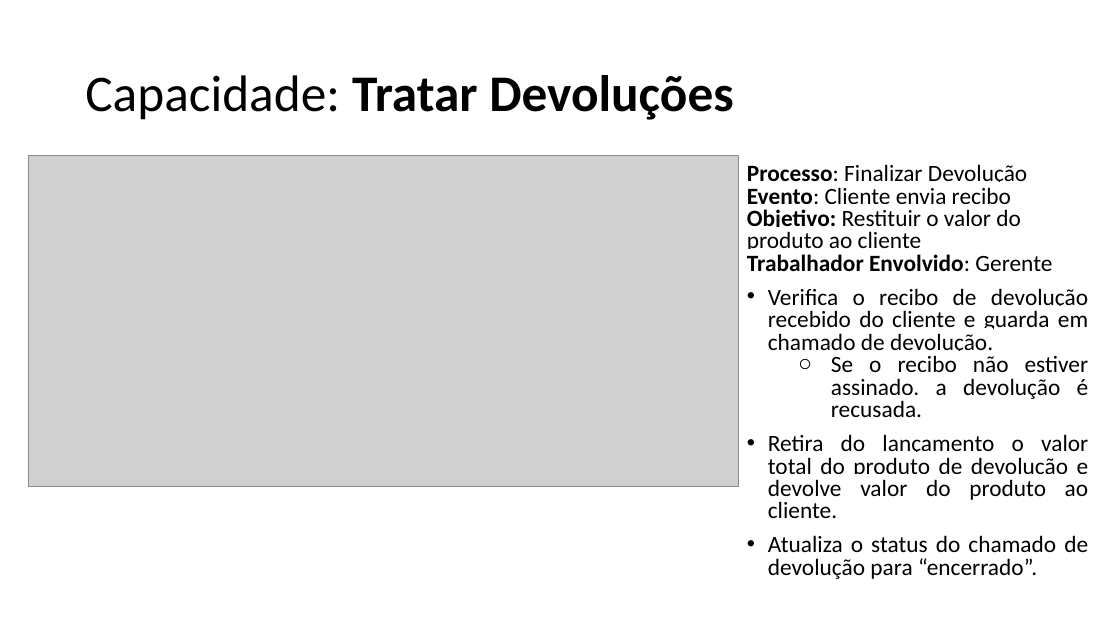
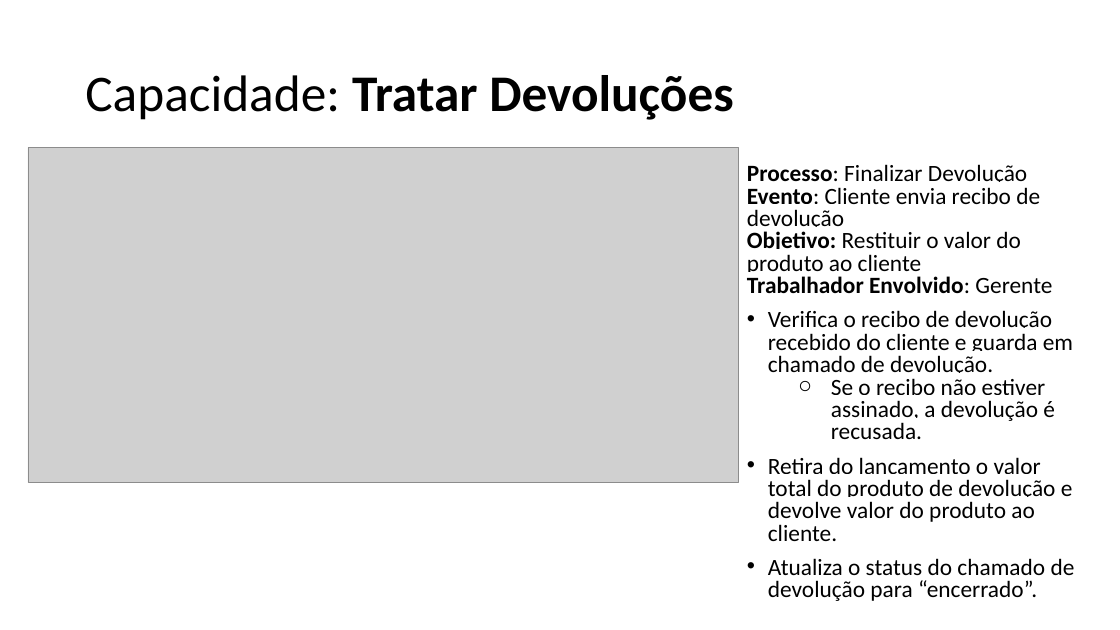
Before and after one commit to emersonsoaresdasilva/projeto-ope, a slide deck: slide 15 of 18-Descrição dos Processos de Negócio.pptx (slide 14 before the commit). Drawn at 1120x630 pixels with LibreOffice and Linux fonts; fonts in the diff are those of the drawing; grey boxes stand for pictures. Boxes give left, top, right and bottom in pixels: in the first picture for what was removed or moved away, otherwise in the second. Text is boxed around its words. In the diff, an @@ line names an element or a change of style, - is before the commit and + after.

```diff
--- a/18-Descrição dos Processos de Negócio.pptx
+++ b/18-Descrição dos Processos de Negócio.pptx
@@ picture: place and size @@
-picture at (28, 155, 739, 487)
+picture at (28, 148, 739, 483)
@@ text at (747, 187, 1040, 232): text changed @@
-Evento: Cliente envia recibo
+Evento: Cliente envia recibo de devolução
@@ text at (768, 310, 1075, 601): alignment justified to left @@
```
Also in this commit, not shown: 21 other slides changed, 1 slide added, 15 other files.
